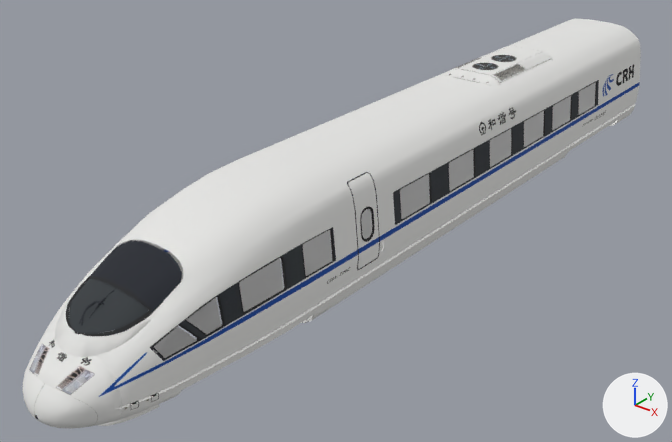
A saved change to the FBX model Jue_CE_pingtai/Assets/psy/model/列车/crh车头26m统一.fbx.
Before and after are seen from a 50 mm lens placed at (14.6, -123.1, 12.4), pointed at (-0.9, -103.7, 0.4). The lights are fixed; the arrows at lower right show +X, +Y and +Z. Vertices at the same position are counted once.

The first picture shows 'crh3_1hcxwk003'.
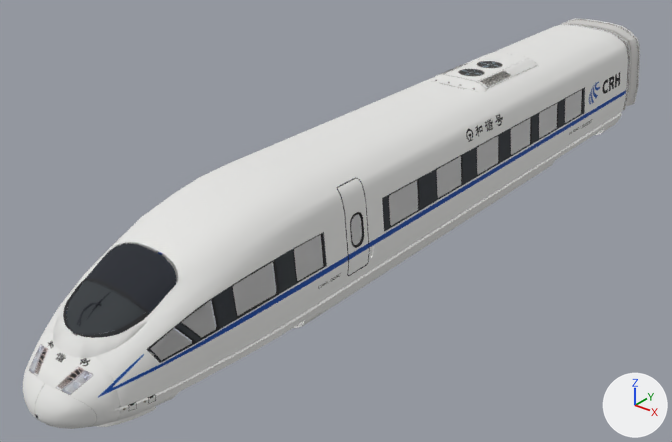
Changed parts and their boxes (x1, y1, x2, y2) in the pictures (672 x 442 px):
'crh3_1hcxwk003', reshaped, moved, rescaled: before (22, 19, 641, 429); after (23, 18, 640, 429)
part 1 of me_mesh, added: after (561, 18, 640, 111)

What the commit changed:
Material 'crh3_wk03' (mat_crh3_wk03) is new.
Its texture is img_crh3_wk01_jpg.
Its roughness is 0.9.
me_mesh is used by ob_crh3_1hcxwk003; parent ob_车头1; location (0.000135, -8.711, 39.52).
me_mesh had 5628 vertices, 9719 faces and spanned x -193.0..193.0, y -188.0..205.0, z -1307.0..1293.0.
me_mesh now has 5788 vertices, 9981 faces and spans x -193.0..193.0, y -188.0..205.0, z -1444.0..1293.0.
me_mesh part 1: a new loose piece of 160 vertices spanning x -193.0..189.0, y -105.0..188.0, z -1444.0..-1308.0, in mat_crh3_wk03 (picture img_crh3_wk01_jpg).
me_mesh now uses material mat_crh3_wk03 (picture img_crh3_wk01_jpg).
Object 'crh3_1hcxwk003' (ob_crh3_1hcxwk003) moves from (0.000135, -8.711, 39.52) to (0.00013, -8.711, 102.7).
Object 'crh3_1hcxwk003' (ob_crh3_1hcxwk003) is rescaled from (1.0, 1.0, 1.0) to (1.0, 1.0, 0.95).
